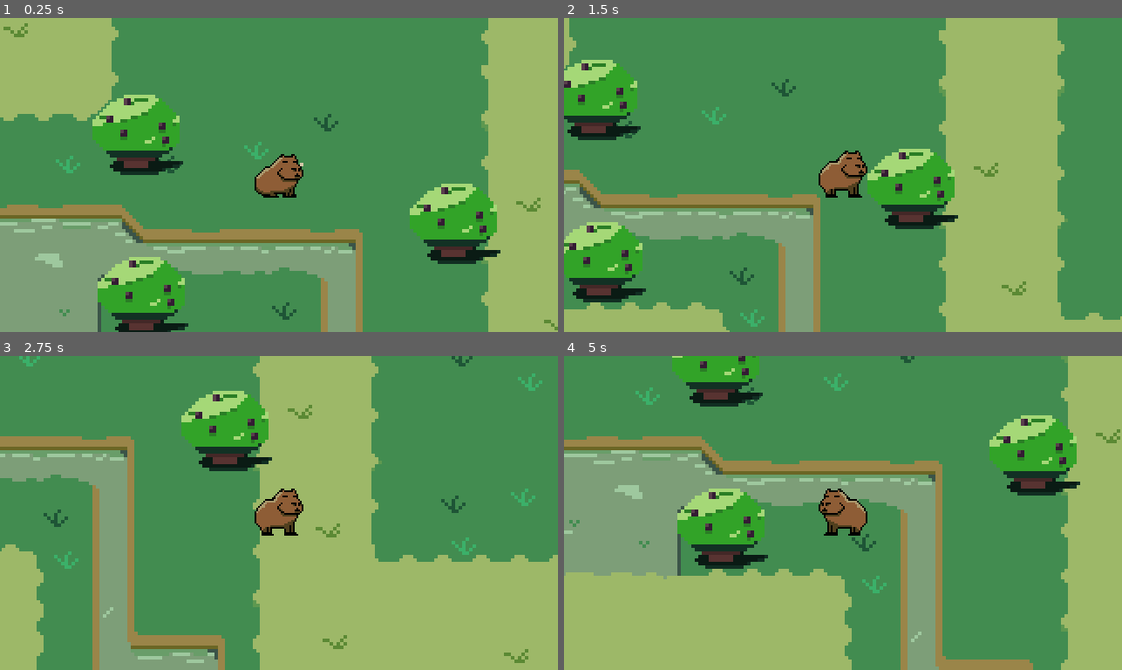
Above: before the commit, frames 1-4 (two rows, left to right).
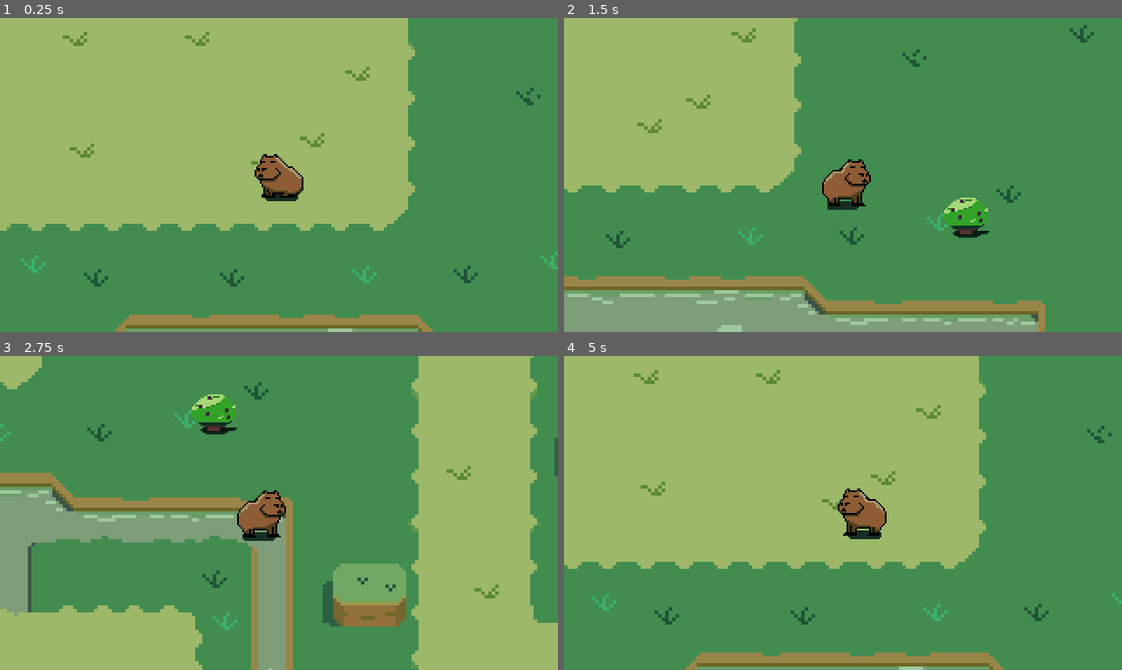
Above: after the commit, the same moments.

Repository: JesusRoberto64/Taller-de-videojuegos
Game: Godot game, scene res://Escenas/Movimiento/Simple/main.tscn
Two runs of this game, one before a commit and one after it. Both use one fixed random seed, a clock stepped at 60 frames per second and the inputs below. Before the commit the project starts from res://Escenas/Basico/main.tscn.
Inputs:
- Up to frame 1 (0.25 s): no input
- Up to frame 2 (1.5 s): hold Right (ui_right) 0.53-1.28 s; hold Down (ui_down) from 1.28 s (still down)
- Up to frame 3 (2.75 s): release Down (ui_down) at 2.03 s; hold Right (ui_right) from 2.03 s (still down)
- Up to frame 4 (5 s): release Right (ui_right) at 2.78 s; hold Up (ui_up) 2.78-3.53 s; hold Left (ui_left) from 3.53 s (still down)

The runs differ from the first frame. In frame 1, 76% of the frame differs, in the area x 0-100%, y 0-100%; in frame 2, 66%; in frame 3, 61%; in frame 4, 82%.

Commit message:
correción de process a physics_process

Diff:
--- a/Escenas/Basico/player.tscn
+++ b/Escenas/Basico/player.tscn
@@ -96,3 +96,7 @@
 shape = SubResource("RectangleShape2D_qgqwx")
 
 [node name="Camera2D" type="Camera2D" parent="."]
+position = Vector2(0, -1)
+process_callback = 0
+position_smoothing_enabled = true
+position_smoothing_speed = 2.0
--- a/Escenas/Movimiento/Desliz/main.tscn
+++ b/Escenas/Movimiento/Desliz/main.tscn
@@ -1,7 +1,8 @@
-[gd_scene load_steps=15 format=4 uid="uid://db1nlg1wnmxkm"]
+[gd_scene load_steps=16 format=4 uid="uid://db1nlg1wnmxkm"]
 
 [ext_resource type="Texture2D" uid="uid://mu5vdx33nndv" path="res://Recursos/delfin48.png" id="1_ki1y3"]
 [ext_resource type="Script" uid="uid://njf6dbqd0ddn" path="res://Escenas/Movimiento/Desliz/player.gd" id="2_6cf0e"]
+[ext_resource type="Script" uid="uid://o6ikiuiej25c" path="res://Escenas/Movimiento/Simple/camera_offset.gd" id="3_poue4"]
 [ext_resource type="Texture2D" uid="uid://dabvrgqk8an7" path="res://Recursos/coral_title_01_X2.png" id="4_2xste"]
 [ext_resource type="Texture2D" uid="uid://vwqtfbe27nhu" path="res://Recursos/coral_title_02_X2.png" id="4_poue4"]
 [ext_resource type="Texture2D" uid="uid://cvwmeyf5ek5r7" path="res://Recursos/fondoDelfin_00.png" id="4_qya0g"]
@@ -112,8 +113,17 @@
 shape = SubResource("CapsuleShape2D_qya0g")
 
 [node name="Camera2D" type="Camera2D" parent="player"]
+process_callback = 0
 limit_top = 0
 limit_bottom = 860
+position_smoothing_enabled = true
+drag_horizontal_enabled = true
+drag_left_margin = 0.4
+drag_top_margin = 0.4
+drag_right_margin = 0.4
+drag_bottom_margin = 0.4
+editor_draw_drag_margin = true
+script = ExtResource("3_poue4")
 
 [node name="TileMapLayer" type="TileMapLayer" parent="."]
 position = Vector2(-2, 2)
--- a/Escenas/Movimiento/Desliz/player.gd
+++ b/Escenas/Movimiento/Desliz/player.gd
@@ -1,13 +1,16 @@
 extends CharacterBody2D
 
 var accel = Vector2.ZERO
+
 @export_range(0.0, 250.0) var speed = 20.0
 @export var MAX_ACCEL = 7.0
 @export var releace_time = 0.25
 
+
 @onready var sprite_anim: AnimatedSprite2D = $sprite_anim
+@onready var cam = $Camera2D
 
-func _process(delta: float) -> void:
+func _physics_process(delta: float) -> void:
 	var mov = Input.get_vector("ui_left", "ui_right", "ui_up", "ui_down")
 
 	if mov != Vector2.ZERO:
@@ -25,12 +28,13 @@
 		sprite_anim.speed_scale = 0.5;
 		pass
 
-	#position += accel
+
 	velocity = accel
 	move_and_slide()
 	screen_limit()
 
-	pass
+	cam.offset_adjust(mov)
+
 
 func screen_limit() -> void:
 	var margin = 10.0
--- /dev/null
+++ b/Escenas/Movimiento/Simple/camera_offset.gd
@@ -0,0 +1,19 @@
+extends Camera2D
+
+var last_pos: Vector2 = Vector2.ZERO
+var moving := false
+
+func _ready() -> void:
+	drag_horizontal_enabled = true
+	drag_vertical_enabled = true
+
+func offset_adjust(mov: Vector2)-> void:
+	var screen_pos = get_screen_center_position()
+
+	if mov == Vector2.ZERO and last_pos.distance_to(screen_pos) <= 0.05 :
+		reset_smoothing()
+
+	if last_pos != screen_pos:
+		drag_horizontal_offset = mov.x
+		drag_vertical_offset = mov.y
+		last_pos = screen_pos
--- a/Escenas/Movimiento/Simple/main.tscn
+++ b/Escenas/Movimiento/Simple/main.tscn
@@ -6,6 +6,7 @@
 [ext_resource type="Texture2D" uid="uid://xum2uxnhgtse" path="res://Recursos/shadow.png" id="4_frres"]
 [ext_resource type="Texture2D" uid="uid://6sppvdg6lg0e" path="res://Recursos/fondo_02.png" id="5_7reau"]
 [ext_resource type="Texture2D" uid="uid://ca3w7sc8qkqe1" path="res://Recursos/tiles_00.png" id="6_7reau"]
+[ext_resource type="Script" uid="uid://o6ikiuiej25c" path="res://Escenas/Movimiento/Simple/camera_offset.gd" id="6_f1j50"]
 [ext_resource type="Texture2D" uid="uid://bmqya8hv8wcg2" path="res://Recursos/tiles_shadow_00.png" id="7_jcit5"]
 [ext_resource type="PackedScene" uid="uid://penn6c6lob82" path="res://Escenas/Basico/arbusto.tscn" id="8_5wqdi"]
 
@@ -184,6 +185,17 @@
 offset = Vector2(-4, 0)
 
 [node name="Camera2D" type="Camera2D" parent="Y-sort/Player"]
+process_callback = 0
+position_smoothing_enabled = true
+position_smoothing_speed = 3.5
+drag_horizontal_enabled = true
+drag_vertical_enabled = true
+drag_left_margin = 0.3
+drag_top_margin = 0.3
+drag_right_margin = 0.3
+drag_bottom_margin = 0.3
+editor_draw_drag_margin = true
+script = ExtResource("6_f1j50")
 
 [node name="CollisionShape2D" type="CollisionShape2D" parent="Y-sort/Player"]
 position = Vector2(0, 0.5)
--- a/Escenas/Movimiento/Simple/player_characterbody.gd
+++ b/Escenas/Movimiento/Simple/player_characterbody.gd
@@ -3,8 +3,9 @@
 @export_range(1.0, 300.0) var speed = 100.0
 @onready var sprite_anim = $player
 @onready var shadow = $player/Shadow
+@onready var cam = $Camera2D
 
-func _process(_delta: float) -> void:
+func _physics_process(_delta: float) -> void:
 	var mov = Vector2.ZERO
 
 	# Botones para izquerda y derecha
@@ -32,4 +33,8 @@
 		sprite_anim.play("walk")
 	else:
 		sprite_anim.play("idle")
+
+	# Camara ajustar desface
+	cam.offset_adjust(mov)
+
 	pass
--- a/Logica/player.gd
+++ b/Logica/player.gd
@@ -1,9 +1,9 @@
 extends CharacterBody2D
 
-var speed = 100
+var speed = 100.0
 @onready var sprite_anim = $AnimatedSprite2D
 
-func _process(_delta: float) -> void:
+func _physics_process(_delta: float) -> void:
 	var mov = Vector2.ZERO
 	# Botones para izquierda y derecha
 	if Input.is_action_pressed("ui_right"):
@@ -20,6 +20,8 @@
 
 	velocity = mov * speed
 	move_and_slide()
+
+
 	if mov != Vector2.ZERO:
 		sprite_anim.play("walking")
 	else:
--- a/project.godot
+++ b/project.godot
@@ -11,8 +11,9 @@
 [application]
 
 config/name="Taller de Videojuegos"
-run/main_scene="res://Escenas/Basico/main.tscn"
+run/main_scene="uid://dtki6ywokbp6j"
 config/features=PackedStringArray("4.4", "GL Compatibility")
+run/delta_smoothing=false
 config/icon="res://icon.svg"
 
 [display]
@@ -20,6 +21,42 @@
 window/size/viewport_width=320
 window/size/viewport_height=180
 window/stretch/mode="viewport"
+window/stretch/aspect="keep_height"
+
+[input]
+
+ui_left={
+"deadzone": 0.5,
+"events": [Object(InputEventKey,"resource_local_to_scene":false,"resource_name":"","device":0,"window_id":0,"alt_pressed":false,"shift_pressed":false,"ctrl_pressed":false,"meta_pressed":false,"pressed":false,"keycode":4194319,"physical_keycode":0,"key_label":0,"unicode":0,"location":0,"echo":false,"script":null)
+, Object(InputEventJoypadButton,"resource_local_to_scene":false,"resource_name":"","device":0,"button_index":13,"pressure":0.0,"pressed":false,"script":null)
+, Object(InputEventJoypadMotion,"resource_local_to_scene":false,"resource_name":"","device":0,"axis":0,"axis_value":-1.0,"script":null)
+, Object(InputEventKey,"resource_local_to_scene":false,"resource_name":"","device":-1,"window_id":0,"alt_pressed":false,"shift_pressed":false,"ctrl_pressed":false,"meta_pressed":false,"pressed":false,"keycode":0,"physical_keycode":65,"key_label":0,"unicode":97,"location":0,"echo":false,"script":null)
+]
+}
+ui_right={
+"deadzone": 0.5,
+"events": [Object(InputEventKey,"resource_local_to_scene":false,"resource_name":"","device":0,"window_id":0,"alt_pressed":false,"shift_pressed":false,"ctrl_pressed":false,"meta_pressed":false,"pressed":false,"keycode":4194321,"physical_keycode":0,"key_label":0,"unicode":0,"location":0,"echo":false,"script":null)
+, Object(InputEventJoypadButton,"resource_local_to_scene":false,"resource_name":"","device":0,"button_index":14,"pressure":0.0,"pressed":false,"script":null)
+, Object(InputEventJoypadMotion,"resource_local_to_scene":false,"resource_name":"","device":0,"axis":0,"axis_value":1.0,"script":null)
+, Object(InputEventKey,"resource_local_to_scene":false,"resource_name":"","device":-1,"window_id":0,"alt_pressed":false,"shift_pressed":false,"ctrl_pressed":false,"meta_pressed":false,"pressed":false,"keycode":0,"physical_keycode":68,"key_label":0,"unicode":100,"location":0,"echo":false,"script":null)
+]
+}
+ui_up={
+"deadzone": 0.5,
+"events": [Object(InputEventKey,"resource_local_to_scene":false,"resource_name":"","device":0,"window_id":0,"alt_pressed":false,"shift_pressed":false,"ctrl_pressed":false,"meta_pressed":false,"pressed":false,"keycode":4194320,"physical_keycode":0,"key_label":0,"unicode":0,"location":0,"echo":false,"script":null)
+, Object(InputEventJoypadButton,"resource_local_to_scene":false,"resource_name":"","device":0,"button_index":11,"pressure":0.0,"pressed":false,"script":null)
+, Object(InputEventJoypadMotion,"resource_local_to_scene":false,"resource_name":"","device":0,"axis":1,"axis_value":-1.0,"script":null)
+, Object(InputEventKey,"resource_local_to_scene":false,"resource_name":"","device":-1,"window_id":0,"alt_pressed":false,"shift_pressed":false,"ctrl_pressed":false,"meta_pressed":false,"pressed":false,"keycode":0,"physical_keycode":87,"key_label":0,"unicode":119,"location":0,"echo":false,"script":null)
+]
+}
+ui_down={
+"deadzone": 0.5,
+"events": [Object(InputEventKey,"resource_local_to_scene":false,"resource_name":"","device":0,"window_id":0,"alt_pressed":false,"shift_pressed":false,"ctrl_pressed":false,"meta_pressed":false,"pressed":false,"keycode":4194322,"physical_keycode":0,"key_label":0,"unicode":0,"location":0,"echo":false,"script":null)
+, Object(InputEventJoypadButton,"resource_local_to_scene":false,"resource_name":"","device":0,"button_index":12,"pressure":0.0,"pressed":false,"script":null)
+, Object(InputEventJoypadMotion,"resource_local_to_scene":false,"resource_name":"","device":0,"axis":1,"axis_value":1.0,"script":null)
+, Object(InputEventKey,"resource_local_to_scene":false,"resource_name":"","device":-1,"window_id":0,"alt_pressed":false,"shift_pressed":false,"ctrl_pressed":false,"meta_pressed":false,"pressed":false,"keycode":0,"physical_keycode":83,"key_label":0,"unicode":115,"location":0,"echo":false,"script":null)
+]
+}
 
 [rendering]
 
Not shown, added: Escenas/Movimiento/Simple/camera_offset.gd.uid
Not shown: 1 places in Escenas/Movimiento/Simple/main.tscn that only renumber resources
